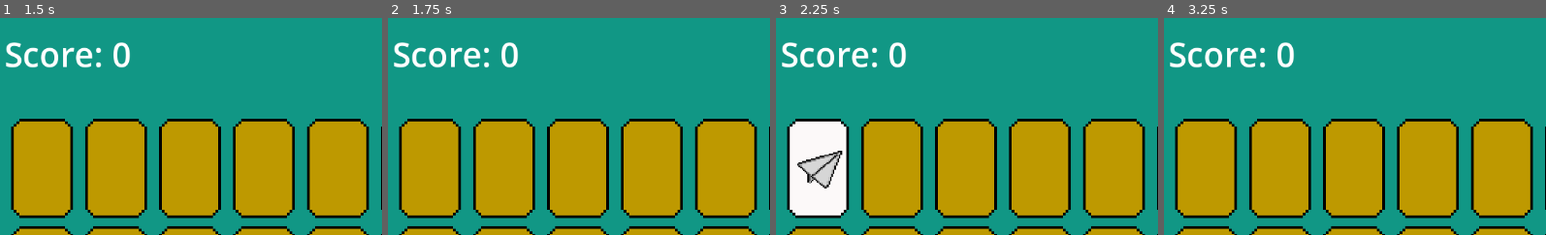
Above: before the commit, frames 1-4 (left to right).
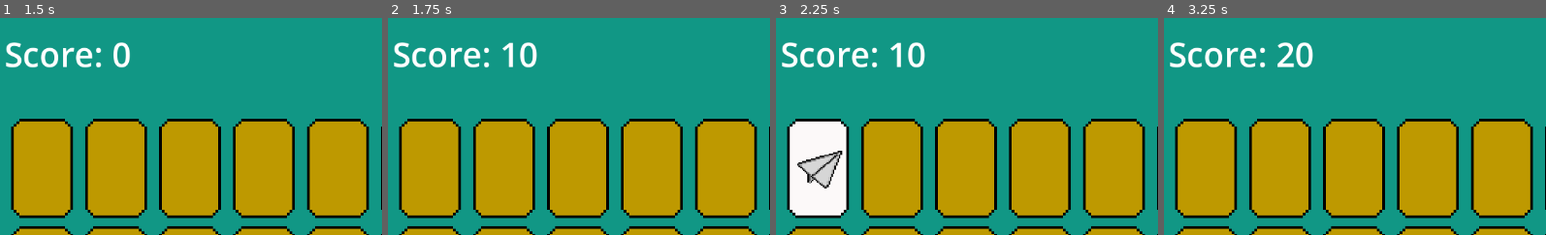
Above: after the commit, the same moments.

Repository: mohamedtarikz/MemoryCardsGame
Game: Godot game, scene res://Scenes/game.tscn
Two runs of this game, one before a commit and one after it. Both use one fixed random seed, a clock stepped at 60 frames per second and the inputs below.
Inputs (mouse positions are % of the whole screen's width and height, from its top left):
- Up to frame 1 (1.5 s): click (6, 35) at 0.52 s; click (6, 35) at 1.27 s
- Up to frame 2 (1.75 s): no input
- Up to frame 3 (2.25 s): click (6, 35) at 2.02 s
- Up to frame 4 (3.25 s): tap Enter at 2.75 s
The pictures show only the part of the screen within x 0-50%, y 0-50%; the shares and areas given below are measured in that part.

Frame 1 is identical in both runs. In frame 2, 0.7% of the frame differs, in the area x 29-40%, y 11-23%; in frame 3, 0.7%; in frame 4, 0.6%.

Commit message:
All components' scripts here

Diff:
--- a/Scripts/card.gd
+++ b/Scripts/card.gd
@@ -6,8 +6,11 @@
 
 var flp = 0
 
+signal text
+
 func _on_button_pressed():
 	flip()
+	text.emit(sprite.texture)
 
 func flip():
 	if flp:
--- a/Scripts/game.gd
+++ b/Scripts/game.gd
@@ -1,6 +1,10 @@
 extends Node2D
 
 @onready var cards = $Cards
+@onready var timer = $Timer
+@onready var label = $CanvasLayer/Label
+@onready var color_rect_2 = $ColorRect2
+@onready var label_2 = $ColorRect2/Label2
 
 var crs = []
 
@@ -22,9 +26,12 @@
 
 var pcs = [APPLE,APPLE,BANANA,BANANA,CAT,CAT,DIAMOND,DIAMOND,DOG,DOG,DUCK,DUCK,MAN,MAN,MOON,MOON,PAC,PAC,PLANE,PLANE,PXL_HEART,PXL_HEART,RABBIT,RABBIT,ROSE,ROSE,TREE,TREE,WATERMELON,WATERMELON]
 
+var scr = 0
+
 func _ready():
 	for child in cards.get_children():
 		crs.append(child)
+		child.text.connect(score)
 	distribute()
 
 func set_card(crd,text):
@@ -39,3 +46,53 @@
 		idx = randi()%(pcs.size())
 		set_card(card,pcs[idx])
 		pcs.remove_at(idx)
+
+var cnt = 0
+var last_card
+var succeed
+var num_success = 0
+
+func score(text):
+	if cnt == 0:
+		last_card = text
+	elif cnt == 1:
+		if last_card == text:
+			succeed = 1
+			timer.start()
+		else:
+			succeed = 0
+			timer.start()
+	cnt += 1
+	cnt %= 2
+
+func success():
+	num_success += 1
+	scr += 10
+	for crd in crs:
+		if crd.flp:
+			if crd.visible:
+				crd.visible = 0
+	set_score()
+	if num_success == 15:
+		color_rect_2.visible = 1
+		label_2.text = "You Scored " + str(int(scr))
+
+func fail():
+	scr -= 5
+	if scr < 0:
+		scr = 0
+	for crd in crs:
+		if crd.flp:
+			if crd.visible:
+				crd.flip()
+	set_score()
+
+
+func _on_timer_timeout():
+	if succeed:
+		success()
+	else:
+		fail()
+
+func set_score():
+	label.text = "Score: " + str(int(scr))
